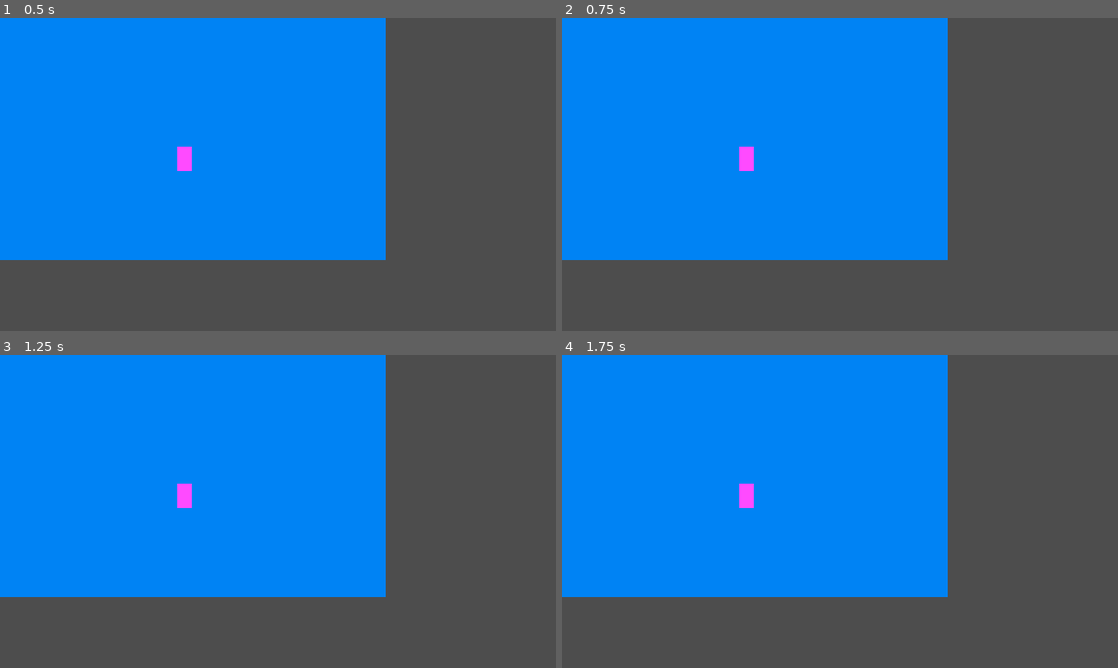
Above: before the commit, frames 1-4 (two rows, left to right).
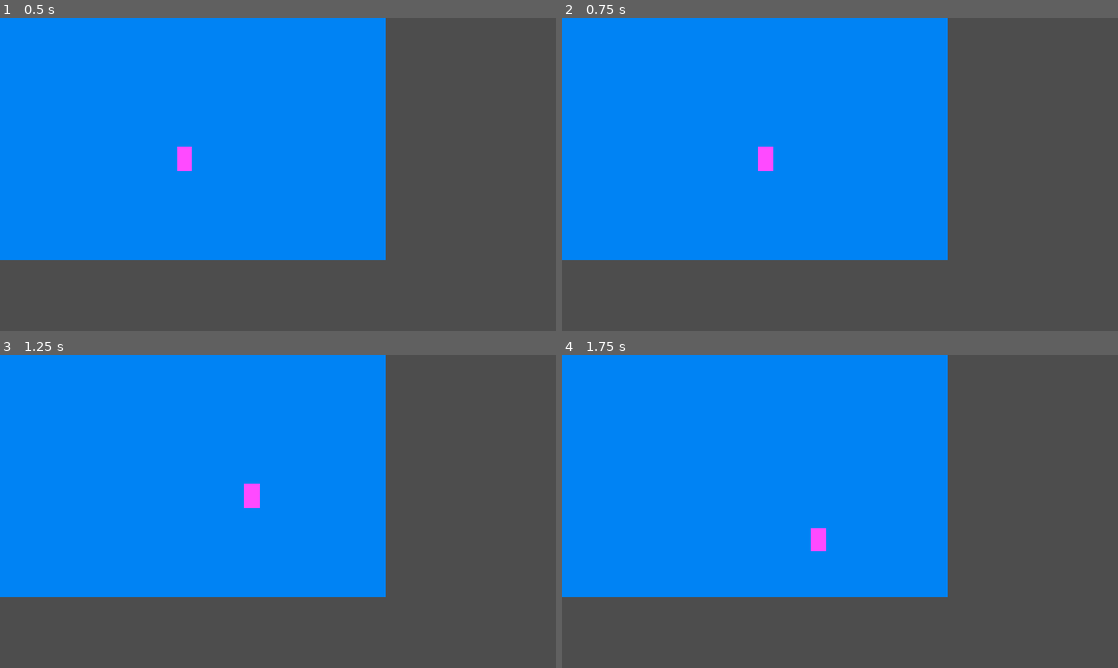
Above: after the commit, the same moments.

Repository: gamerpro3245/life-sim
Game: Godot game, scene res://scenes/room.tscn
The game is run twice, just before and just after one commit, with the same random seed, the same clock (stepped at 60 frames per second) and the same inputs.
Inputs:
- Up to frame 1 (0.5 s): no input
- Up to frame 2 (0.75 s): tap Enter at 0.5 s; hold Right (ui_right) from 0.53 s (still down)
- Up to frame 3 (1.25 s): keep holding Right (ui_right)
- Up to frame 4 (1.75 s): release Right (ui_right) at 1.28 s; hold Down (ui_down) from 1.28 s (still down)

Frame 1 is identical in both runs. In frame 2, 0.4% of the frame differs, in the area x 31-38%, y 41-49%; in frame 3, 0.4%, in the area x 31-47%, y 41-49%; in frame 4, 0.4%.

Commit message:
Add player movement

Diff:
--- a/life-sim/scenes/player.tscn
+++ b/life-sim/scenes/player.tscn
@@ -1,9 +1,12 @@
 [gd_scene format=3 uid="uid://bfhd5k1tbfnq2"]
+
+[ext_resource type="Script" uid="uid://dtsd15uk58gqg" path="res://scripts/player.gd" id="1_3vyb7"]
 
 [sub_resource type="RectangleShape2D" id="RectangleShape2D_x7nd1"]
 size = Vector2(32, 48)
 
 [node name="Player" type="CharacterBody2D" unique_id=344498460]
+script = ExtResource("1_3vyb7")
 
 [node name="Body" type="ColorRect" parent="." unique_id=1629365976]
 offset_right = 32.0
--- /dev/null
+++ b/life-sim/scripts/player.gd
@@ -0,0 +1,8 @@
+extends CharacterBody2D
+
+const SPEED := 200.0
+
+func _physics_process(delta: float) -> void:
+	var direction := Input.get_vector("ui_left", "ui_right", "ui_up", "ui_down") # Смотрит управление и возвращает направление
+	velocity = direction * SPEED # Скорость
+	move_and_slide() # Реально двигает персонажа и не пускает его сквозь стены
Not shown, added: life-sim/scripts/player.gd.uid
